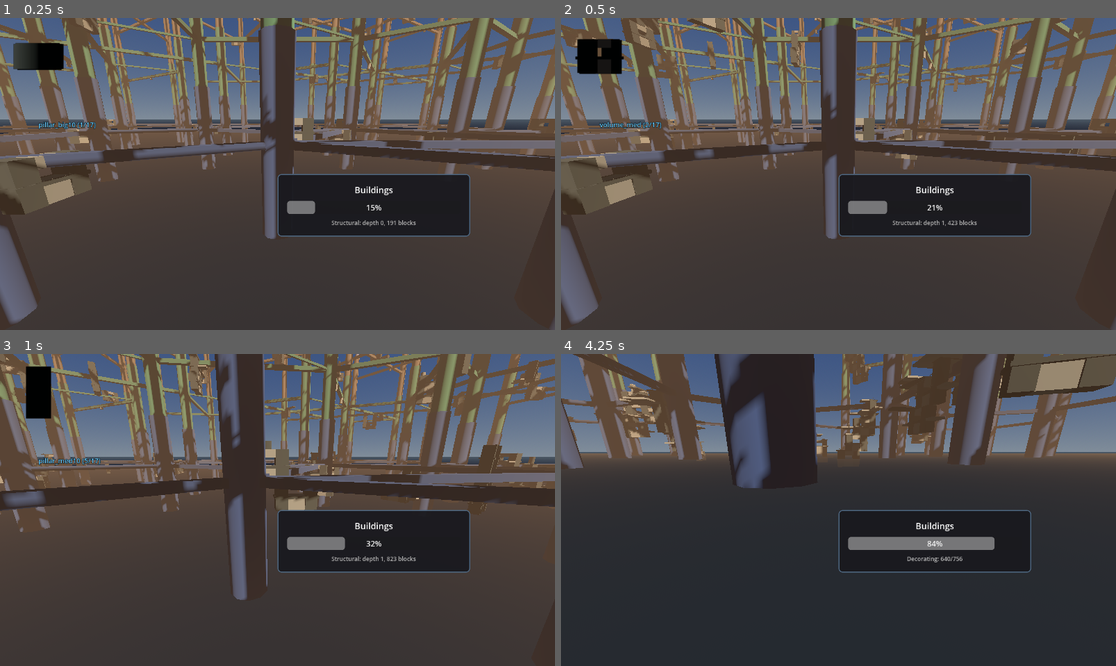
Above: before the commit, frames 1-4 (two rows, left to right).
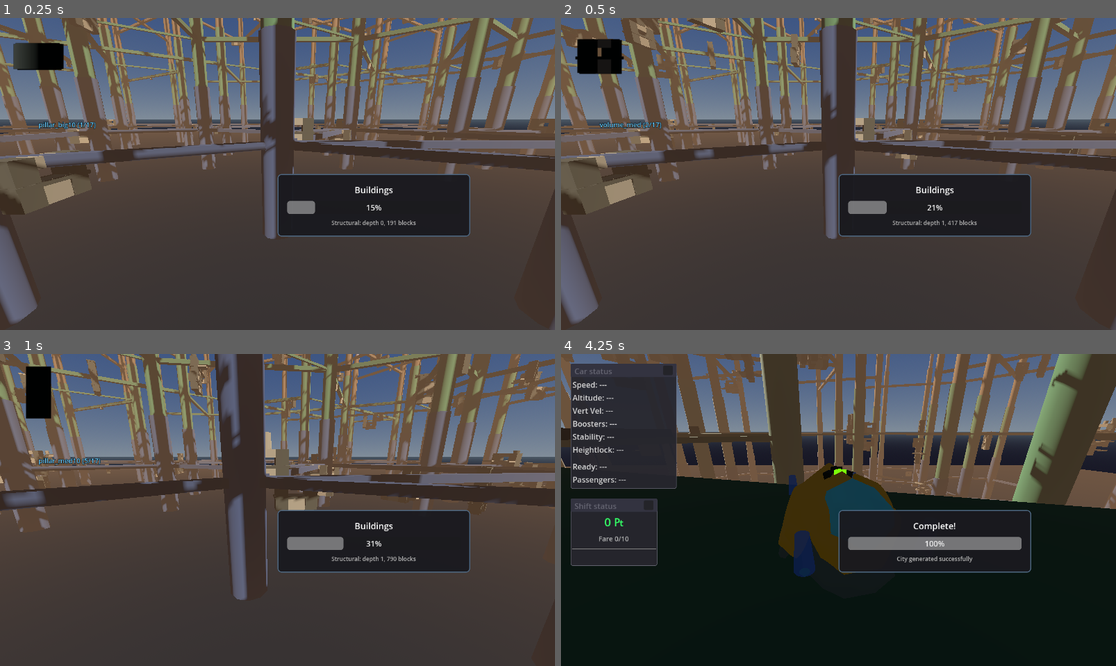
Above: after the commit, the same moments.

Repository: TaxiService/fcar
Game: Godot game, scene res://city/city_test.tscn
Same seed, same stepped clock (60 frames per second), same inputs: the game is played once before the commit and once after it.
Inputs (mouse positions are in pixels of both pictures, inside the frame that each line leads up to):
- Up to frame 1 (0.25 s): no input
- Up to frame 2 (0.5 s): no input
- Up to frame 3 (1 s): tap Enter at 0.5 s; move the mouse to (305, 510) at 0.52 s; hold W (forward) from 0.53 s (still down); tap R (confirm) at 0.6 s; click (305, 510) at 0.67 s; tap Space (jump) at 0.77 s
- Up to frame 4 (4.25 s): keep holding W (forward); move the mouse to (810, 510) at 1.27 s; tap C (crouch) at 1.35 s; tap Space (jump) at 1.52, 3.02, 3.77 s; move the mouse to (849, 503) at 2.02 s; tap V (toggle_auto_hover) at 2.1 s; move the mouse to (832, 516) at 2.77 s; tap F (toggle_control_lock) at 2.85 s; click (832, 516) at 2.92 s; move the mouse to (877, 513) at 3.52 s; hold Ctrl from 3.53 s (still down)

Frame 1 is identical in both runs. In frame 2, less than 0.1% of the frame differs, in the area x 10-72%, y 0-67%; in frame 3, 0.8%; in frame 4, 80%, in the area x 0-100%, y 0-100%.

Commit message:
testing different connectionpoint orientation

Diff:
--- a/city/building/floor_1x1.tscn
+++ b/city/building/floor_1x1.tscn
@@ -54,7 +54,7 @@
 is_plug = false
 
 [node name="Conn_Plug_Large2" type="Marker3D" parent="."]
-transform = Transform3D(1, 0, 0, 0, -4.371139e-08, 1, 0, -1, -4.371139e-08, 0, 2.5, 0)
+transform = Transform3D(1, 0, 0, 0, -4.371139e-08, -1, 0, 1, -4.371139e-08, 0, 2.5, 0)
 script = ExtResource("3_ivjda")
 is_plug = false
 rotation_mode = 1
--- a/city/building/floor_1x2.tscn
+++ b/city/building/floor_1x2.tscn
@@ -1,13 +1,14 @@
 [gd_scene load_steps=8 format=3 uid="uid://3j8q7sw70xfb"]
 
 [ext_resource type="Script" uid="uid://cmafag82uyxu7" path="res://city/BuildingBlock.gd" id="1_kqmxi"]
-[ext_resource type="Material" uid="uid://c84qehqsj2tk1" path="res://mats/floor_small.tres" id="3_tig1s"]
+[ext_resource type="Material" uid="uid://d1752hlai3xtn" path="res://mats/floor.tres" id="2_dfkwg"]
 [ext_resource type="Script" uid="uid://bqovvbw65pd4c" path="res://city/ConnectionPoint.gd" id="4_wffqm"]
 
 [sub_resource type="BoxShape3D" id="BoxShape3D_5dwv6"]
 size = Vector3(60, 5, 30)
 
 [sub_resource type="TorusMesh" id="TorusMesh_6dmbk"]
+material = ExtResource("2_dfkwg")
 inner_radius = 3.105
 outer_radius = 5.0
 rings = 5
@@ -32,7 +33,6 @@
 transform = Transform3D(-4.371139e-08, -1, -4.371139e-08, 0, -4.371139e-08, 1, -1, 4.371139e-08, 1.9106855e-15, 30, 3.48, 0)
 mesh = SubResource("TorusMesh_6dmbk")
 skeleton = NodePath("../MeshInstance3D")
-surface_material_override/0 = ExtResource("3_tig1s")
 
 [node name="MeshInstance3D" type="MeshInstance3D" parent="."]
 mesh = SubResource("BoxMesh_nrjh1")
@@ -52,14 +52,14 @@
 rotation_mode = 1
 
 [node name="Conn_Plug_Large3" type="Marker3D" parent="."]
-transform = Transform3D(1, 0, 0, 0, -4.371139e-08, 1, 0, -1, -4.371139e-08, 15, 2.5, 0)
+transform = Transform3D(1, 0, 0, 0, -4.371139e-08, -1, 0, 1, -4.371139e-08, 15, 2.5, 0)
 script = ExtResource("4_wffqm")
 size_flags = 6
 is_plug = false
 rotation_mode = 1
 
 [node name="Conn_Plug_Large4" type="Marker3D" parent="."]
-transform = Transform3D(1, 0, 0, 0, -4.371139e-08, 1, 0, -1, -4.371139e-08, -15, 2.5, 0)
+transform = Transform3D(1, 0, 0, 0, -4.371139e-08, -1, 0, 1, -4.371139e-08, -15, 2.5, 0)
 script = ExtResource("4_wffqm")
 size_flags = 6
 is_plug = false
--- a/city/building/floor_1x2b.tscn
+++ b/city/building/floor_1x2b.tscn
@@ -45,14 +45,14 @@
 rotation_mode = 1
 
 [node name="Conn_Plug_Large3" type="Marker3D" parent="."]
-transform = Transform3D(1, 0, 0, 0, -4.371139e-08, 1, 0, -1, -4.371139e-08, 15, 2.5, 0)
+transform = Transform3D(1, 0, 0, 0, -4.371139e-08, -1, 0, 1, -4.371139e-08, 15, 2.5, 0)
 script = ExtResource("3_kotqw")
 size_flags = 6
 is_plug = false
 rotation_mode = 1
 
 [node name="Conn_Plug_Large4" type="Marker3D" parent="."]
-transform = Transform3D(1, 0, 0, 0, -4.371139e-08, 1, 0, -1, -4.371139e-08, -15, 2.5, 0)
+transform = Transform3D(1, 0, 0, 0, -4.371139e-08, -1, 0, 1, -4.371139e-08, -15, 2.5, 0)
 script = ExtResource("3_kotqw")
 size_flags = 6
 is_plug = false
--- a/city/building/floor_1x3-30.tscn
+++ b/city/building/floor_1x3-30.tscn
@@ -76,13 +76,13 @@
 rotation_mode = 1
 
 [node name="Conn_Plug_Large3" type="Marker3D" parent="."]
-transform = Transform3D(1, 0, 0, 0, -4.371139e-08, 1, 0, -1, -4.371139e-08, 20, 2.5, 0)
+transform = Transform3D(1, 0, 0, 0, -4.371139e-08, -1, 0, 1, -4.371139e-08, 20, 2.5, 0)
 script = ExtResource("3_joib8")
 is_plug = false
 rotation_mode = 1
 
 [node name="Conn_Plug_Large4" type="Marker3D" parent="."]
-transform = Transform3D(1, 0, 0, 0, -4.371139e-08, 1, 0, -1, -4.371139e-08, -20, 2.5, 0)
+transform = Transform3D(1, 0, 0, 0, -4.371139e-08, -1, 0, 1, -4.371139e-08, -20, 2.5, 0)
 script = ExtResource("3_joib8")
 is_plug = false
 
--- a/city/building/floor_1x3.tscn
+++ b/city/building/floor_1x3.tscn
@@ -68,21 +68,21 @@
 rotation_mode = 1
 
 [node name="Conn_Plug_Large3" type="Marker3D" parent="."]
-transform = Transform3D(1, 0, 0, 0, -4.371139e-08, 1, 0, -1, -4.371139e-08, 30, 2.5, 0)
+transform = Transform3D(1, 0, 0, 0, -4.371139e-08, -1, 0, 1, -4.371139e-08, 30, 2.5, 0)
 script = ExtResource("3_ok4mr")
 size_flags = 6
 is_plug = false
 rotation_mode = 1
 
 [node name="Conn_Plug_Large6" type="Marker3D" parent="."]
-transform = Transform3D(1, 0, 0, 0, -4.371139e-08, 1, 0, -1, -4.371139e-08, 0, 2.5, 0)
+transform = Transform3D(1, 0, 0, 0, -4.371139e-08, -1, 0, 1, -4.371139e-08, 0, 2.5, 0)
 script = ExtResource("3_ok4mr")
 size_flags = 6
 is_plug = false
 rotation_mode = 1
 
 [node name="Conn_Plug_Large4" type="Marker3D" parent="."]
-transform = Transform3D(1, 0, 0, 0, -4.371139e-08, 1, 0, -1, -4.371139e-08, -30, 2.5, 0)
+transform = Transform3D(1, 0, 0, 0, -4.371139e-08, -1, 0, 1, -4.371139e-08, -30, 2.5, 0)
 script = ExtResource("3_ok4mr")
 size_flags = 6
 is_plug = false
--- a/city/building/functional/spawner1x1.tscn
+++ b/city/building/functional/spawner1x1.tscn
@@ -1,10 +1,20 @@
-[gd_scene load_steps=8 format=3 uid="uid://5uvs8lcqev74"]
+[gd_scene load_steps=10 format=3 uid="uid://5uvs8lcqev74"]
 
 [ext_resource type="Script" uid="uid://cmafag82uyxu7" path="res://city/BuildingBlock.gd" id="1_umquq"]
 [ext_resource type="Script" uid="uid://c72sj768vn5do" path="res://systems/SpawnSurface.gd" id="2_at7s7"]
 [ext_resource type="Script" uid="uid://dhck8hvi8ocih" path="res://systems/SpawnZone.gd" id="2_odf2g"]
 [ext_resource type="Script" uid="uid://bqovvbw65pd4c" path="res://city/ConnectionPoint.gd" id="4_1oxgn"]
 [ext_resource type="Material" uid="uid://c84qehqsj2tk1" path="res://mats/floor_small.tres" id="5_0k77h"]
+
+[sub_resource type="StandardMaterial3D" id="StandardMaterial3D_odf2g"]
+transparency = 1
+blend_mode = 1
+cull_mode = 2
+albedo_color = Color(0.08088628, 0.33429295, 0.5158293, 1)
+
+[sub_resource type="PlaneMesh" id="PlaneMesh_it2eq"]
+material = SubResource("StandardMaterial3D_odf2g")
+size = Vector2(22.5, 22.5)
 
 [sub_resource type="BoxShape3D" id="BoxShape3D_orayl"]
 size = Vector3(1, 1, 2)
@@ -23,7 +33,6 @@
 script = ExtResource("2_odf2g")
 radius = 12.5
 max_people = 7
-color_set_index = 1
 
 [node name="SpawnSurface7" type="Node3D" parent="."]
 transform = Transform3D(1, 0, 0, 0, 1, 0, 0, 0, 1, 0, 2.5432281, 0)
@@ -31,12 +40,17 @@
 max_people = 7
 bounds_size = Vector3(25, 0, 25)
 
+[node name="MeshInstance3D" type="MeshInstance3D" parent="."]
+transform = Transform3D(1, 0, 0, 0, 1, 0, 0, 0, 1, 0, 2.5432281, 0)
+mesh = SubResource("PlaneMesh_it2eq")
+skeleton = NodePath("../SpawnSurface7")
+
 [node name="CollisionShape3D" type="CollisionShape3D" parent="."]
-transform = Transform3D(1, 0, 0, 0, -4.371139e-08, -1, 0, 1, -4.371139e-08, -13, 3.530138, -13)
+transform = Transform3D(1, 0, 0, 0, -4.371139e-08, -1, 0, 1, -4.371139e-08, -10, 3.530138, -10)
 shape = SubResource("BoxShape3D_orayl")
 
 [node name="MeshInstance3D2" type="MeshInstance3D" parent="."]
-transform = Transform3D(1, 0, 0, 0, 1, 0, 0, 0, 1, -13, 3.5, -13)
+transform = Transform3D(1, 0, 0, 0, 1, 0, 0, 0, 1, -10, 3.5, -10)
 mesh = SubResource("BoxMesh_l0srl")
 
 [node name="Conn_Plug_Large" type="Marker3D" parent="."]
--- a/city/building/pillar_big10.tscn
+++ b/city/building/pillar_big10.tscn
@@ -34,7 +34,7 @@
 is_socket = false
 
 [node name="Conn_Plug_Large2" type="Marker3D" parent="."]
-transform = Transform3D(1, 0, 0, 0, -4.371139e-08, 1, 0, -1, -4.371139e-08, 0, 5, 0)
+transform = Transform3D(1, 0, 0, 0, -4.371139e-08, -1, 0, 1, -4.371139e-08, 0, 5, 0)
 script = ExtResource("3_nnsv3")
 size_flags = 4
 is_plug = false
--- a/city/building/pillar_big15.tscn
+++ b/city/building/pillar_big15.tscn
@@ -34,7 +34,7 @@
 is_socket = false
 
 [node name="Conn_Plug_Large2" type="Marker3D" parent="."]
-transform = Transform3D(1, 0, 0, 0, -4.371139e-08, 1, 0, -1, -4.371139e-08, 0, 7.5, 0)
+transform = Transform3D(1, 0, 0, 0, -4.371139e-08, -1, 0, 1, -4.371139e-08, 0, 7.5, 0)
 script = ExtResource("3_tb0m7")
 size_flags = 4
 is_plug = false
--- a/city/building/pillar_big30.tscn
+++ b/city/building/pillar_big30.tscn
@@ -34,7 +34,7 @@
 is_socket = false
 
 [node name="Conn_Plug_Large2" type="Marker3D" parent="."]
-transform = Transform3D(1, 0, 0, 0, -4.371139e-08, 1, 0, -1, -4.371139e-08, 0, 15, 0)
+transform = Transform3D(1, 0, 0, 0, -4.371139e-08, -1, 0, 1, -4.371139e-08, 0, 15, 0)
 script = ExtResource("2_sqhew")
 size_flags = 4
 is_plug = false
--- a/city/building/volume_med.tscn
+++ b/city/building/volume_med.tscn
@@ -50,7 +50,6 @@
 transform = Transform3D(1, 0, 0, 0, 1, 0, 0, 0, 1, 0, 32.5, 0)
 script = ExtResource("2_ssnx1")
 radius = 15.0
-color_set_index = 2
 
 [node name="CollisionShape3D" type="CollisionShape3D" parent="."]
 transform = Transform3D(1, 0, 0, 0, 1, 0, 0, 0, 1, 0, 30, 0)
